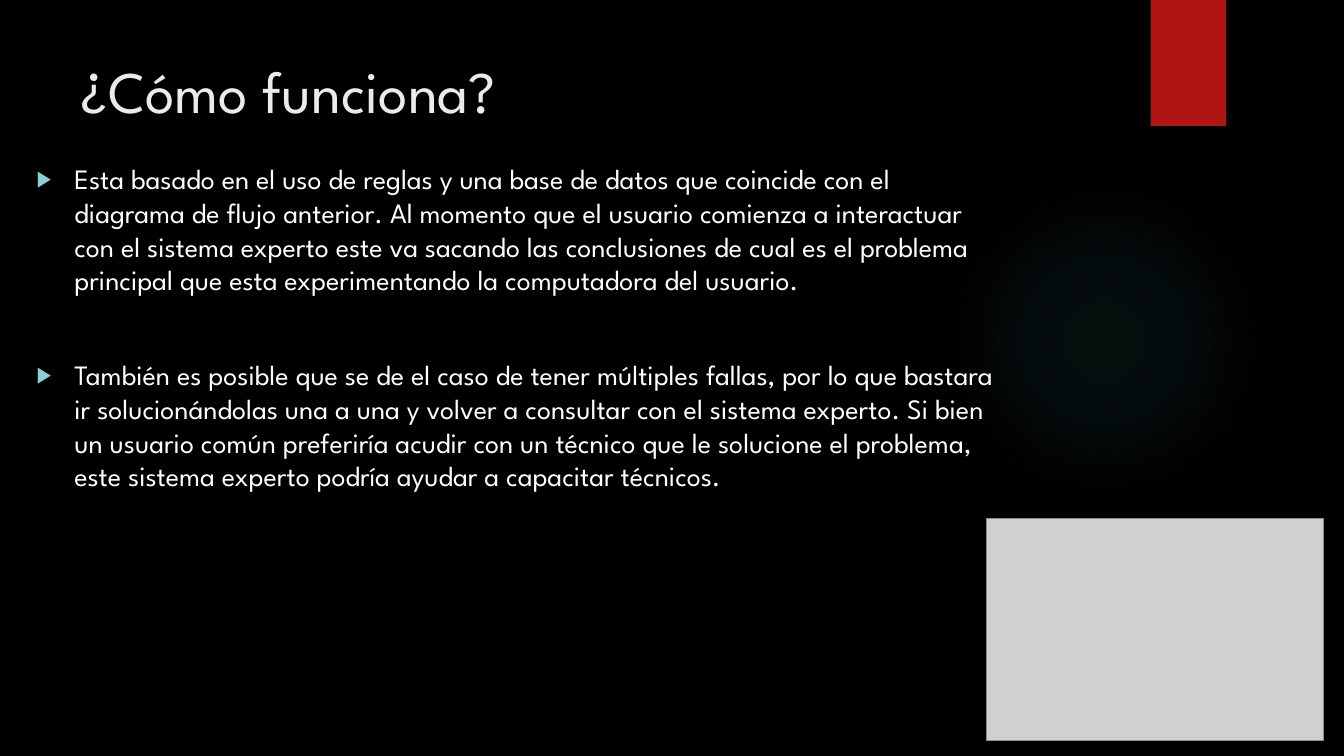
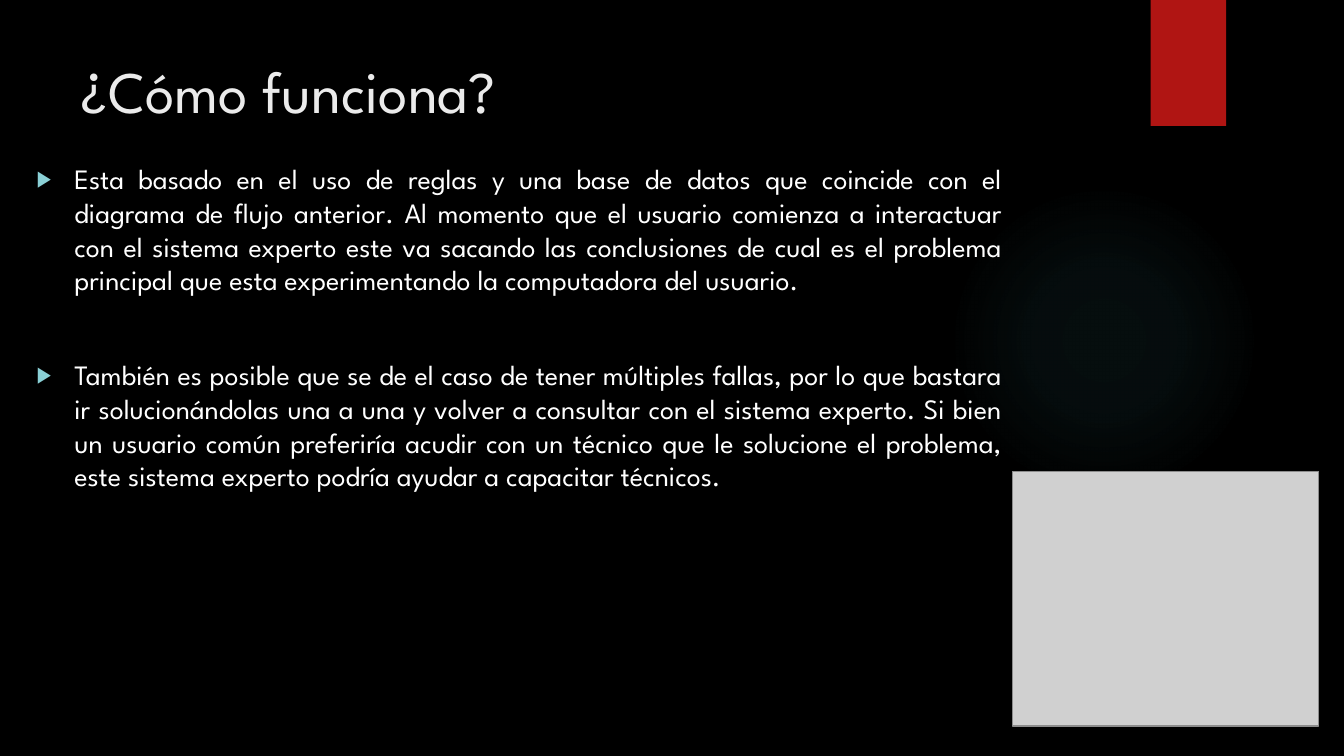
Before and after one commit to EdgarJRobles/CLIPS_troubleshoot_software-hardware, a slide deck: slide 7 of Presentacion expertos.pptx (slide 6 before the commit). Drawn at 1344x756 pixels with LibreOffice and Linux fonts; fonts in the diff are those of the drawing; grey boxes stand for pictures; background and template pictures are left out. Boxes give left, top, right and bottom in pixels: in the first picture for what was removed or moved away, otherwise in the second. Text is boxed around its words. In the diff, an @@ line names an element or a change of style, - is before the commit and + after.

Commit message:
problematica añadida

```diff
--- a/Presentacion expertos.pptx
+++ b/Presentacion expertos.pptx
@@ text "Esta basado en el uso ..." at [74, 169, 1002, 492]: alignment left to justified @@
@@ picture: place and size @@
-picture at [987, 519, 1324, 741]
+picture at [1013, 472, 1320, 727]
```
Also in this commit, not shown: 2 other slides changed, 1 slide added.
